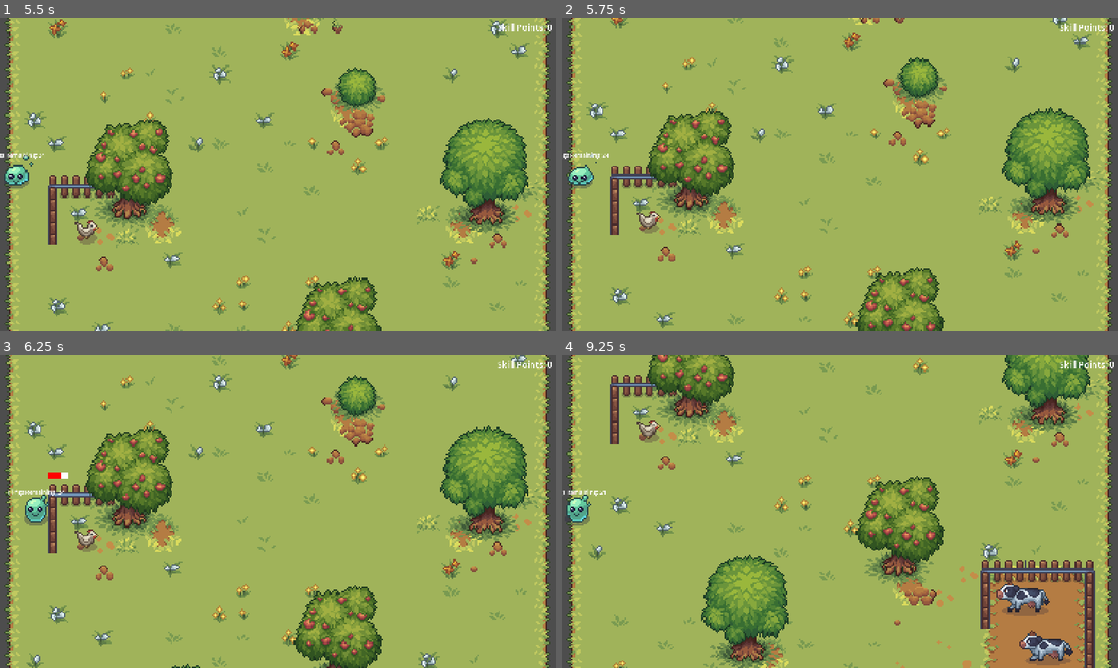
Above: before the commit, frames 1-4 (two rows, left to right).
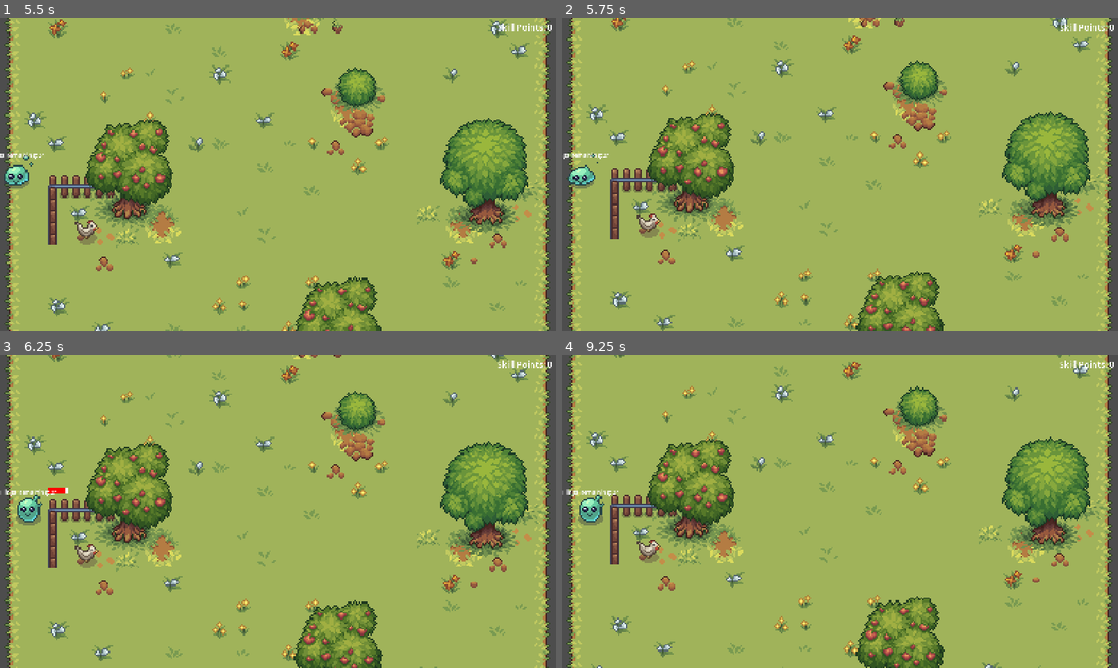
Above: after the commit, the same moments.

Repository: Auseawesome/HavenBounceBack
Game: Godot game, scene res://main.tscn
Two runs of this game, one before a commit and one after it. Both use one fixed random seed, a clock stepped at 60 frames per second and the inputs below.
Inputs (mouse positions are in pixels of both pictures, inside the frame that each line leads up to):
- Up to frame 1 (5.5 s): click "Play Game!" at 0.5 s; click "Enter Level" at 1.25 s; drag from (278, 174) to (428, 93) at 2.02 s; drag from (166, 190) to (428, 80) at 2.77 s; move the mouse to (333, 105) at 3.52 s; click (333, 105) at 3.67 s; drag from (250, 237) to (83, 237) at 4.27 s; move the mouse to (444, 221) at 5.02 s; click (444, 221) at 5.17 s
- Up to frame 2 (5.75 s): no input
- Up to frame 3 (6.25 s): drag from (111, 464) to (483, 489) at 5.77 s
- Up to frame 4 (9.25 s): move the mouse to (867, 511) at 6.52 s; click (867, 511) at 6.67 s; drag from (756, 433) to (1062, 636) at 7.27 s; move the mouse to (962, 495) at 8.02 s; click (962, 495) at 8.17 s; drag from (728, 527) to (1090, 602) at 8.77 s

Frame 1 is identical in both runs. In frame 2, 17% of the frame differs, in the area x 0-99%, y 0-100%; in frame 3, 23%; in frame 4, 42%.

Commit message:
Make bounciness code controlled so it is linear

Diff:
--- a/world/player.gd
+++ b/world/player.gd
@@ -16,6 +16,7 @@
 var speed_scale_factor: float = 320
 var damage_scale_factor: float = 0.05
 var redirection_responsiveness: float = 0.5
+var bounciness: float = 0.5
 
 # Called when the node enters the scene tree for the first time.
 func _ready() -> void:
@@ -94,6 +95,8 @@
 	click_listen = false
 
 func _on_collision(body: Node) -> void:
+	linear_velocity *= bounciness
+
 	if body is not Obstacle:
 		return;
 
--- a/world/player.tscn
+++ b/world/player.tscn
@@ -6,7 +6,7 @@
 
 [sub_resource type="PhysicsMaterial" id="PhysicsMaterial_udeww"]
 friction = 0.02
-bounce = 0.5
+bounce = 1.0
 
 [sub_resource type="AtlasTexture" id="AtlasTexture_onrkg"]
 atlas = ExtResource("1_4flbx")
